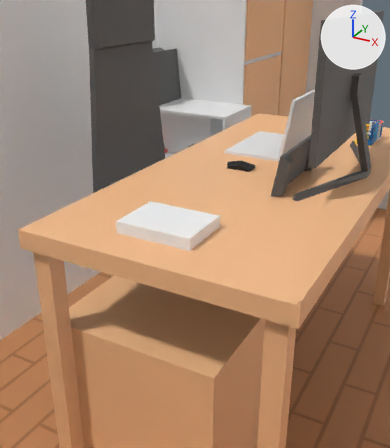
What one commit did to the Blender file Blender/02Bedroom/scene.blend.
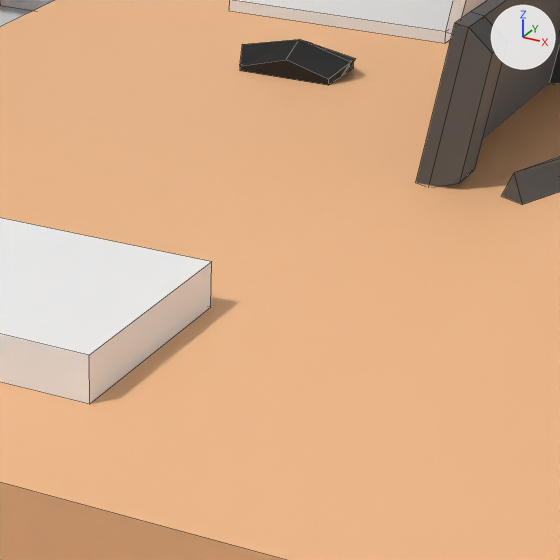
Each version is shown from a camera (50 mm lens) standing at (1.6, 1.111, 1.338) and looking at (0.977, 2.243, 0.772), then close up on the part from 43% to 79% of the width and 34% to 65% of the height. The axes (+X, +Y, +Z) are drawn at upper right. The lights are the same throughout. The close-ups show mesh edges as thin lines.

In view in the first close-up: 'Console', 'Desk', 'Laptop', 'Monitor', 'Mouse', 'Notebook'.
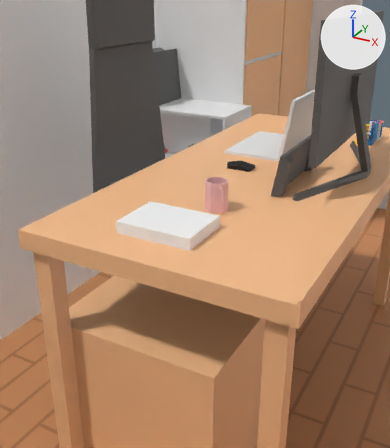
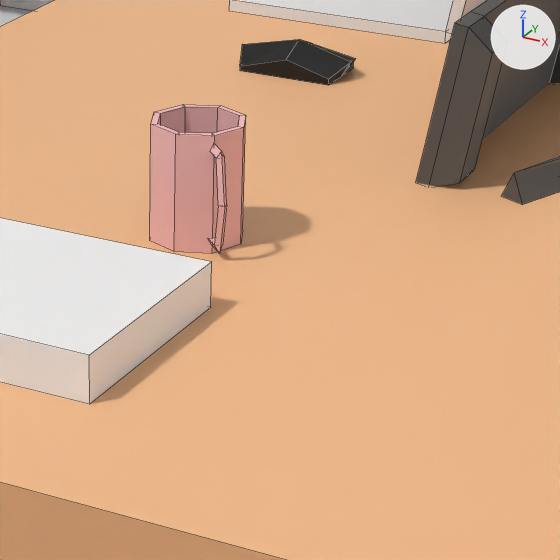
Commit message: blender:02: mug

Location of each change, [x1, y1, x2, y2] in pixels of the close-ups (560 x 560 px):
'Mug', added: after [150, 104, 246, 254]

Diff of the bpy script that builds the scene:
```diff
--- a/Blender/02Bedroom/scene.blend.py
+++ b/Blender/02Bedroom/scene.blend.py
@@ me_mug @@
+me_mug.from_pydata(...)  # 47 vertices, 38 faces; spans x -0.0319..0.0539, y -0.032..0.032, z -0.0002..0.0798
+me_mug.materials.append(mat_colorattribute)
@@ ob_mug @@
+ob_mug = bpy.data.objects.new('Mug', me_mug)
+ob_mug.location = (1.01, 2.3, 0.8)
+ob_mug.rotation_euler = (0.0, 0.0, -0.785)  # degrees (0, 0, -45)
```
